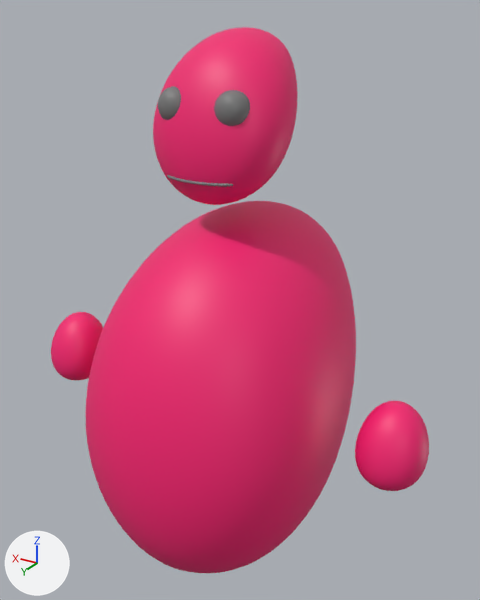
Renders of the glTF model assets/base-models.gltf from each side of a commit.
The view is the same before and after, from a 50 mm lens placed at (-1.47, 2.43, 2.91), pointed at (0.0, -0.01, 1.69). The lights are fixed; the arrows at lower left show +X, +Y and +Z. Vertices at the same position are counted once.

The older version as bpy lines, for what is in view:
```python
ob_body = bpy.data.objects.new('Body', me_mesh)
ob_body.location = (0.0, 0.0, 0.0)
ob_face = bpy.data.objects.new('Face', me_mesh_001)
ob_face.location = (0.0, 0.0, 0.0)
ob_hands = bpy.data.objects.new('Hands', me_mesh_002)
ob_hands.location = (0.0, 0.0, 0.0)
ob_head = bpy.data.objects.new('Head', me_mesh_003)
ob_head.location = (0.0, 0.0, 0.0)
```
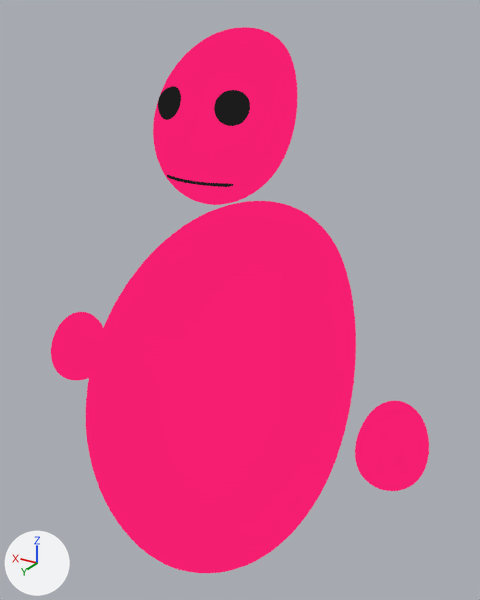
Changed parts and their boxes [x1, y1, x2, y2] in the pictures (480 x 600 px):
'Body', recoloured: [86, 201, 356, 573] in both
'Head', recoloured: [153, 27, 297, 205] in both
'Hands', recoloured: [51, 312, 429, 491] in both
'Face', recoloured, surface changed (grey to black): [158, 86, 250, 187] in both

What changed in the scene script:
```text
Change mat_basematerial:
    remove n0 = _N.new('ShaderNodeBsdfPrincipled'); n0.name = 'Principled BSDF'
    add n3 = _N.new('ShaderNodeEmission'); n3.name = 'Emission'
    add n4 = _N.new('ShaderNodeLightPath'); n4.name = 'Light Path'
    add n5 = _N.new('ShaderNodeBsdfTransparent'); n5.name = 'Transparent BSDF'
    add n6 = _N.new('ShaderNodeMixShader'); n6.name = 'Mix Shader'
    where n1 = _N.new('ShaderNodeOutputMaterial'); n1.name = 'Material Output'
    where n2 = _N.new('ShaderNodeTexImage'); n2.name = 'Image Texture'
    remove _L.new(n0.outputs[0], n1.inputs[0])  # 'BSDF' to 'Surface'
    remove _L.new(n2.outputs[0], n0.inputs[0])  # 'Color' to 'Base Color'
    add _L.new(n4.outputs[0], n6.inputs[0])  # 'Is Camera Ray' to 'Factor'
    add _L.new(n5.outputs[0], n6.inputs[1])  # 'BSDF' to 'Shader'
    add _L.new(n3.outputs[0], n6.inputs[2])  # 'Emission' to 'Shader'
    add _L.new(n6.outputs[0], n1.inputs[0])  # 'Shader' to 'Surface'
    add _L.new(n2.outputs[0], n3.inputs[0])  # 'Color' to 'Color'
Change mat_basematerial_001:
    remove n0 = _N.new('ShaderNodeBsdfPrincipled'); n0.name = 'Principled BSDF'
    add n5 = _N.new('ShaderNodeEmission'); n5.name = 'Emission'
    add n6 = _N.new('ShaderNodeLightPath'); n6.name = 'Light Path'
    add n7 = _N.new('ShaderNodeBsdfTransparent'); n7.name = 'Transparent BSDF'
    add n8 = _N.new('ShaderNodeMixShader'); n8.name = 'Mix Shader'
    where n1 = _N.new('ShaderNodeOutputMaterial'); n1.name = 'Material Output'
    where n2 = _N.new('ShaderNodeMix'); n2.name = 'Mix'
    remove _L.new(n0.outputs[0], n1.inputs[0])  # 'BSDF' to 'Surface'
    remove _L.new(n2.outputs[2], n0.inputs[0])  # 'Result' to 'Base Color'
    add _L.new(n6.outputs[0], n8.inputs[0])  # 'Is Camera Ray' to 'Factor'
    add _L.new(n7.outputs[0], n8.inputs[1])  # 'BSDF' to 'Shader'
    add _L.new(n5.outputs[0], n8.inputs[2])  # 'Emission' to 'Shader'
    add _L.new(n8.outputs[0], n1.inputs[0])  # 'Shader' to 'Surface'
    add _L.new(n2.outputs[2], n5.inputs[0])  # 'Result' to 'Color'
Change me_mesh_001:
    where me_mesh_001.from_pydata(...)  # 7686 vertices, 15360 faces; spans x -0.203..0.203, y 0.176..0.34, z 2.299..2.652
    used by ob_face; location = (0.0, 0.0, 0.0)
    me_mesh_001 part 1: texture (UV) coordinates of 15360 of 15360 faces, centred in x -0.203..0.203, y 0.176..0.34, z 2.299..2.652, changed; they spanned u 0.67..0.69, v 0.88..0.89 and now span u 0.82..0.84, v 0.9..0.91
```
